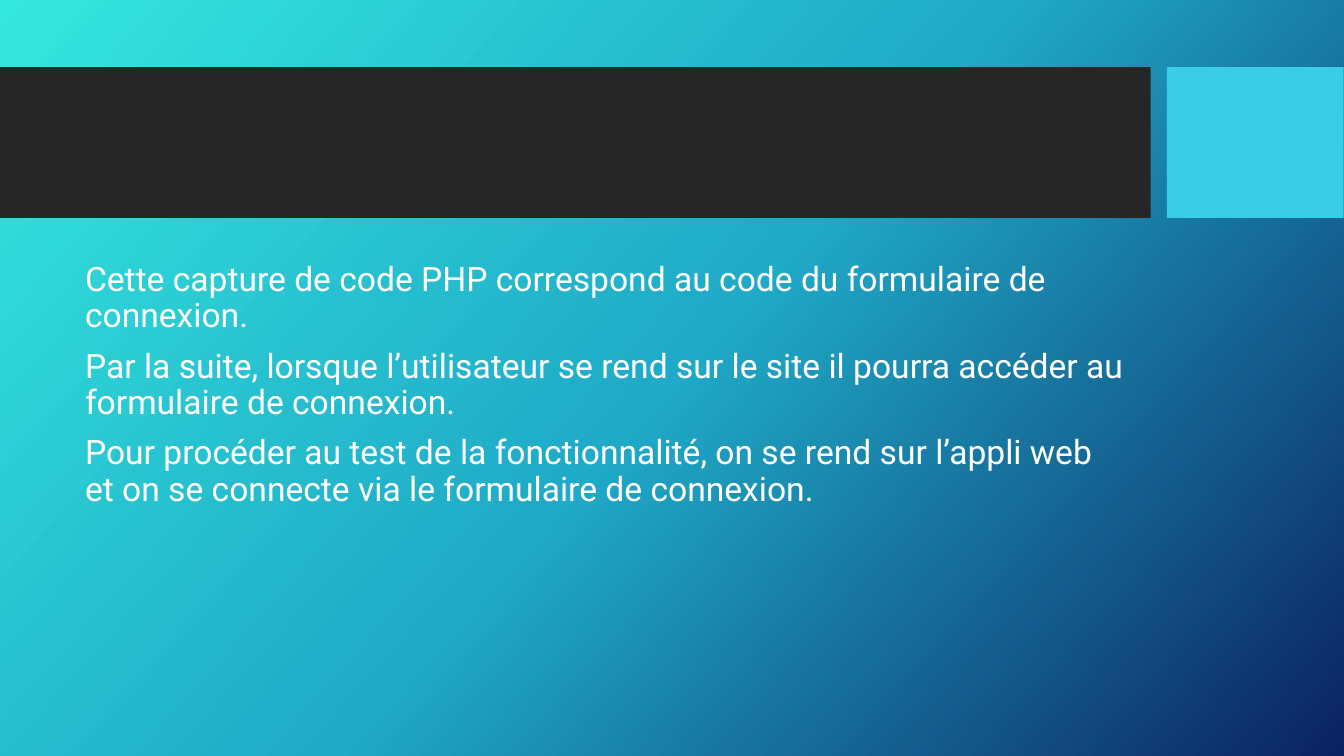
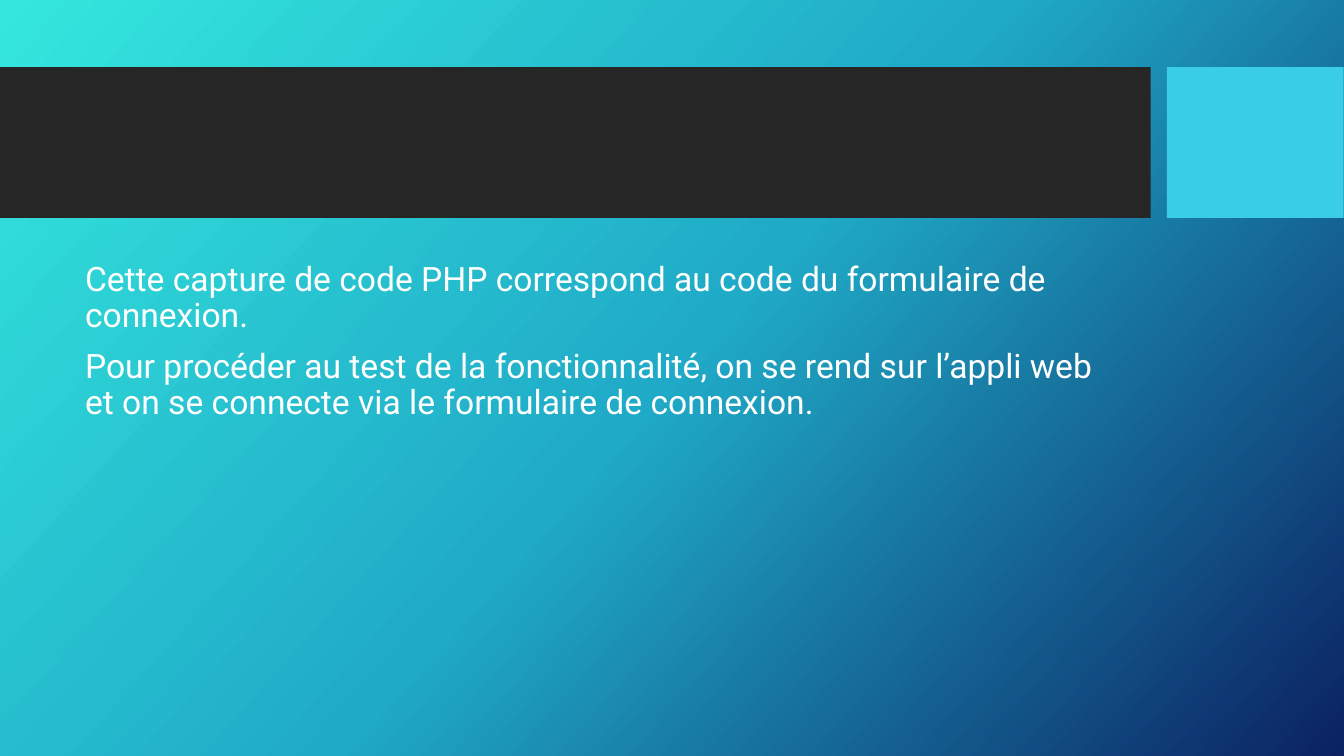
Before and after one commit to vincentsn2/Projet_BTS_Tracking_GPS, a slide deck: slide 57 of Dossier/Arthur/revueArthurBRICE1.pptx (slide 58 before the commit). Drawn at 1344x756 pixels with LibreOffice and Linux fonts; fonts in the diff are those of the drawing; background and template pictures are left out. Boxes give left, top, right and bottom in pixels: in the first picture for what was removed or moved away, otherwise in the second. Text is boxed around its words. In the diff, an @@ line names an element or a change of style, - is before the commit and + after.

```diff
--- a/Dossier/Arthur/revueArthurBRICE1.pptx
+++ b/Dossier/Arthur/revueArthurBRICE1.pptx
@@ text at [85,352,1123,415]: paragraph removed @@
-Par la suite, lorsque l’utilisateur se rend sur le site il pourra accéder au formulaire de connexion.
```
Also in this commit, not shown: 8 other slides changed, 2 slides added, 3 slides removed.
